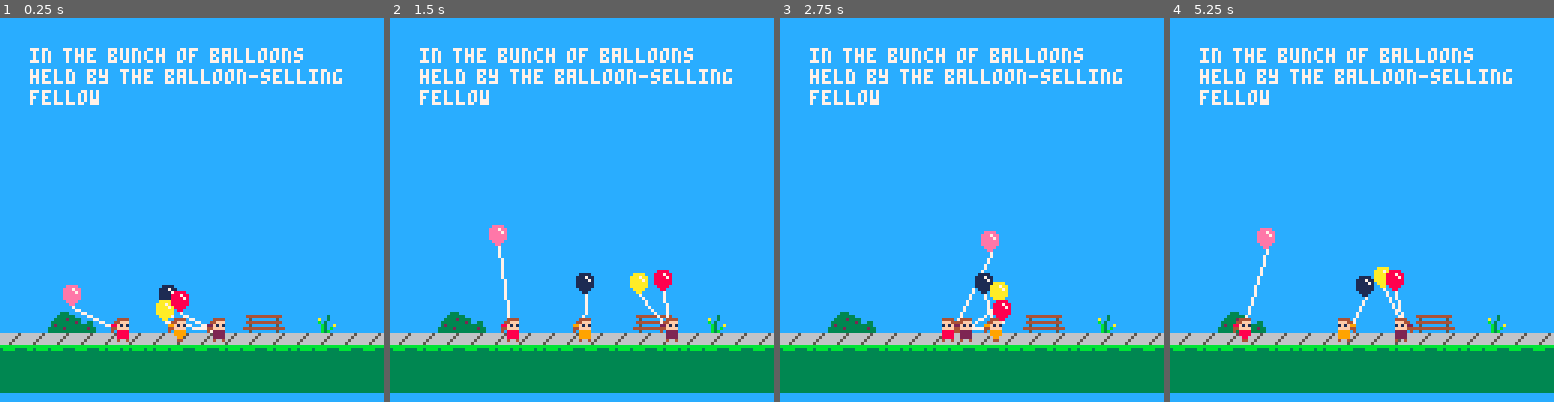
Above: before the commit, frames 1-4 (left to right).
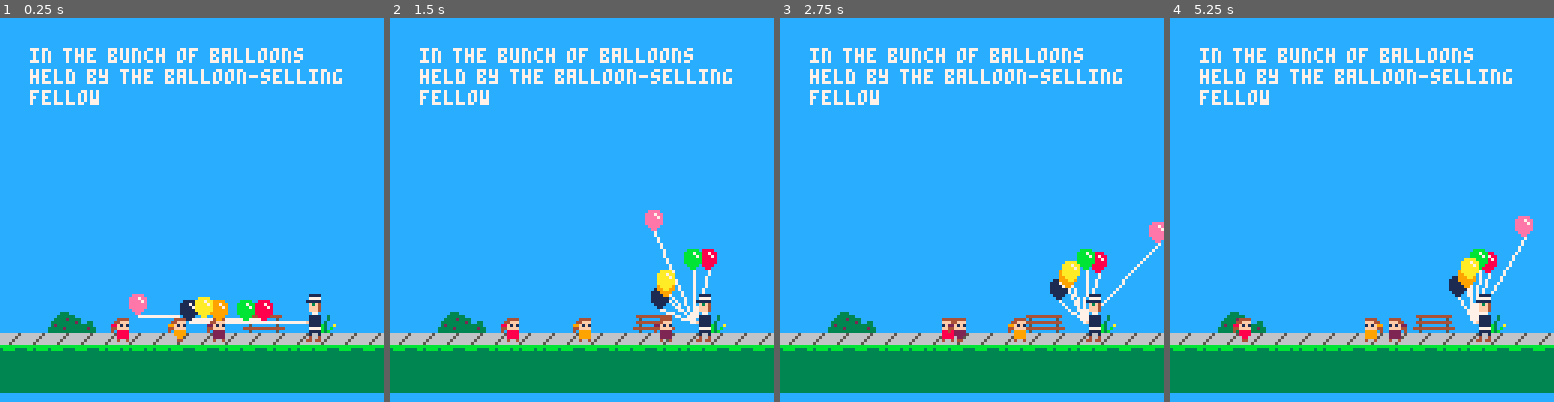
Above: after the commit, the same moments.

Repository: iffy/ppb-pico
Game: PICO-8 cartridge ppb.p8
Same seed, same stepped clock (60 frames per second), same inputs: the game is played once before the commit and once after it.
Inputs:
- Up to frame 1 (0.25 s): no input
- Up to frame 2 (1.5 s): no input
- Up to frame 3 (2.75 s): hold Right 1.6-2.1 s; hold Up 2.15-2.42 s; hold Right from 2.47 s (still down)
- Up to frame 4 (5.25 s): release Right at 3.03 s; hold Left 3.08-3.58 s; hold Down 3.63-3.97 s; hold Right 4.02-4.68 s; hold Up 4.73-5.03 s; hold Left from 5.08 s (still down)

The runs differ from the first frame. In frame 1, 2.8% of the frame differs, in the area x 16-84%, y 69-85%; in frame 2, 3.0%; in frame 3, 3.5%; in frame 4, 3.5%, in the area x 19-95%, y 51-85%.

Commit message:
Add a balloon-selling fellow

Diff:
--- a/ppb.p8
+++ b/ppb.p8
@@ -180,6 +180,29 @@
 end
 
 --------------------------------------------------
+-- man
+--------------------------------------------------
+function draw_man(px, py, man)
+    local flip_x = false
+    if (man.facing == left) flip_x = true
+    --pal(red, girl.shirt_color)
+    -- top
+    spr(13, px, py-8, 1, 2, flip_x)
+
+    --pal()
+end
+function make_man(tx, ty)
+    man = make_actor(tx, ty, 'man')
+    man.draw = draw_man
+    man.control = control_man
+    man.anchorx = -3
+    man.anchory = -3
+    return man
+end
+function control_man(man)
+end
+
+--------------------------------------------------
 -- tethers
 --------------------------------------------------
 function make_tether(obj1, obj2, len)
@@ -209,7 +232,6 @@
     y2 = obj2.ty + obj2.vy
     d = distance(x1, y1, x2, y2)
     if (d > t.length) then
-        --t.color = red
         angle = atan2(x2-x1, y2-y1)
         vectx = cos(angle)
         vecty = sin(angle)
@@ -218,8 +240,6 @@
         -- uncomment if you want the string to pull both ways
         -- obj2.vx -= vectx * t.elasticity
         -- obj2.vy -= vecty * t.elasticity
-    else
-        t.color = white
     end
 end
 function distance(x1,y1,x2,y2)
@@ -343,7 +363,7 @@
         word = narwords[i]
         nx = x + (4*#word)
         if (nx > 118) y += 7 x = 10 nx = 10 + (4*#word)
-        print(word, x, y)
+        print(word, x, y, white)
         x = nx
     end
 end
@@ -353,26 +373,26 @@
 
 function _init()
     girl = make_girl(5, 13)
-    balloon = make_balloon(3, 12)
-    make_tether(balloon, girl, 4)
 
     girl2 = make_girl(7, 13)
     girl2.shirt_color = orange
-    b2 = make_balloon(7, 12)
-    b2.color = dark_blue
-    b2.control = function() end
-    make_tether(b2, girl2, 2)
 
     girl3 = make_girl(9, 13)
     girl3.shirt_color = dark_purple
-    b3 = make_balloon(6, 12)
-    b3.color = yellow
-    b3.control = function() end
-    b4 = make_balloon(7, 12)
-    b4.color = red
-    b4.control = function() end
-    make_tether(b3, girl3, 2.4)
-    make_tether(b4, girl3, 2.2)
+
+    man = make_man(13, 13)
+    man.facing = left
+    foreach({dark_blue, orange, red, green, yellow}, function(color)
+        b = make_balloon(6+rnd(3), 12)
+        b.color = color
+        b.control = function() end
+        make_tether(b, man, 2+rnd(1))
+    end)
+
+
+
+    proudpink = make_balloon(3, 12)
+    make_tether(proudpink, man, 5)
 
     narrate("in the bunch of balloons held by the balloon-selling fellow")
 end
@@ -408,22 +428,22 @@
 
 
 __gfx__
-00ffff00000000000007000000070000000070000000000000000000000444400004444000000000000000000000000000000000000000000000000000008888
-001ff10000eeee0000070000000700000000700000000000000000000044fff00044fff00044440000444400004444000000000000000000000000000cc08998
-00ffff000eee7ee00007000000070000000070000000077000000000088f1f10088f1f1004ffff0004ffff0004ffff000000000000000000000000000cc08998
-f999999f0eeee7e00007000000007000000700000007777770000000044ffff0044ffff0081ff100081ff100081ff10000000000000000000000000000008888
-009999000eeeeee00007000000007000000700000077777770000000040888800408888004cffc00047ffc0004cff70000000000000000000000000088880000
-00aaaa000eeeeee00007000000000700007000000f777777f7770000000888800008888004c8870004c88c0004788c0000000000000000000000000089980cc0
-00a00a0000eeee00000700000000007007000000fffff77777777000000888800000880040788c0440c8870440c88c0400000000000000000000000089980cc0
-00800800000ee000000000000000000000000000ffffffff7777770000040040000044004f8888f44f8888f44f8888f400000000000000000000000088880000
-00000000bbbbbbbbbbbbbbbb33333333000000000000000000000000000000000000000000000000000000000000000000000000000000000000000000000000
-000000003bb3bbbb3bbbb33333333333000000000000000000003330000000000000000000000000000000000000000000000000000000000000000000000000
-00000000333333333333333333333333004444444444440000033333300000000000030000000000000000000000000000000000000000000000000000000000
-000000003333333333333333333333330005000000005000003333233330000000a0030000000000000000000000000000000000000000000000000000000000
-666666563333333333333333333333330044444444444400033333333230033000b0300000000000000000000000000000000000000000000000000000000000
-6666656633333333333333333333333300050000000050000323333333333330000b300a00000000000000000000000000000000000000000000000000000000
-6666566633333333333333333333333304444444444444403333323333333233000b30b000000000000000000000000000000000000000000000000000000000
-6665666633333333333333333333333300050000000050003333333333333333000b3b0000000000000000000000000000000000000000000000000000000000
+00ffff00000000000007000000070000000070000000000000000000000444400004444000000000000000000000000000000000011110000000000000008888
+001ff10000eeee0000070000000700000000700000000000000000000044fff00044fff00044440000444400004444000000000007777000000000000cc08998
+00ffff000eee7ee00007000000070000000070000000077000000000088f1f10088f1f1004ffff0004ffff0004ffff000000000001111100000000000cc08998
+f999999f0eeee7e00007000000007000000700000007777770000000044ffff0044ffff0081ff100081ff100081ff1000000000004f3f0000000000000008888
+009999000eeeeee00007000000007000000700000077777770000000040888800408888004cffc00047ffc0004cff7000000000004fff0000000000088880000
+00aaaa000eeeeee00007000000000700007000000f777777f7770000000888800008888004c8870004c88c0004788c000000000004fff0000000000089980cc0
+00a00a0000eeee00000700000000007007000000fffff77777777000000888800000880040788c0440c8870440c88c0400000000007700000000000089980cc0
+00800800000ee000000000000000000000000000ffffffff7777770000040040000044004f8888f44f8888f44f8888f400000000011110000000000088880000
+00000000bbbbbbbbbbbbbbbb33333333000000000000000000000000000000000000000000000000000000000000000000000000011110000000000000000000
+000000003bb3bbbb3bbbb3333333333300000000000000000000333000000000000000000000000000000000000000000000000001111f000000000000000000
+00000000333333333333333333333333004444444444440000033333300000000000030000000000000000000000000000000000011110000000000000000000
+000000003333333333333333333333330005000000005000003333233330000000a0030000000000000000000000000000000000077770000000000000000000
+666666563333333333333333333333330044444444444400033333333230033000b0300000000000000000000000000000000000011110000000000000000000
+6666656633333333333333333333333300050000000050000323333333333330000b300a00000000000000000000000000000000010010000000000000000000
+6666566633333333333333333333333304444444444444403333323333333233000b30b000000000000000000000000000000000040040000000000000000000
+6665666633333333333333333333333300050000000050003333333333333333000b3b0000000000000000000000000000000000044044000000000000000000
 00000000000000000000000000000000000000000000000000000000000000000000000000000000000000000000000000000000000000000000000000000000
 00000000000000000000000000000000000000000000000000000000000000000000000000000000000000000000000000000000000000000000000000000000
 00000000000000000000000000000000000000000000000000000000000000000000000000000000000000000000000000000000000000000000000000000000
